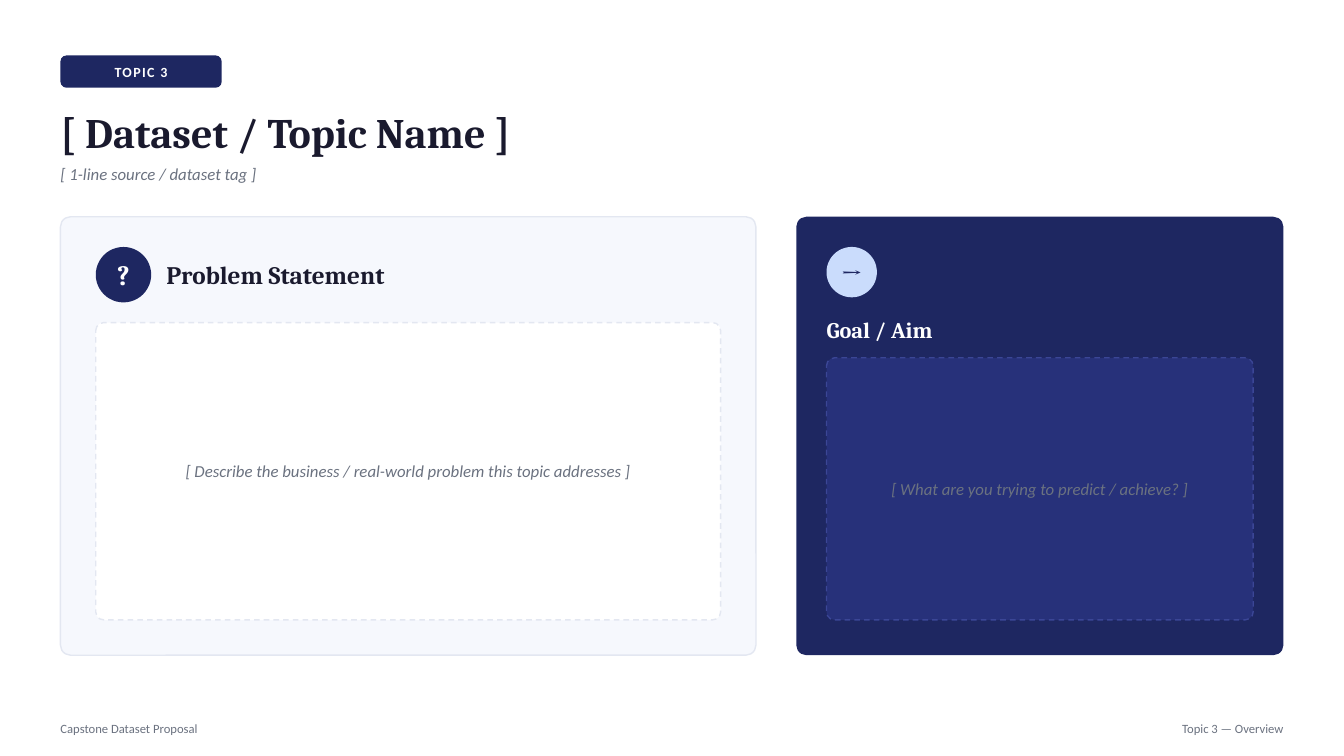
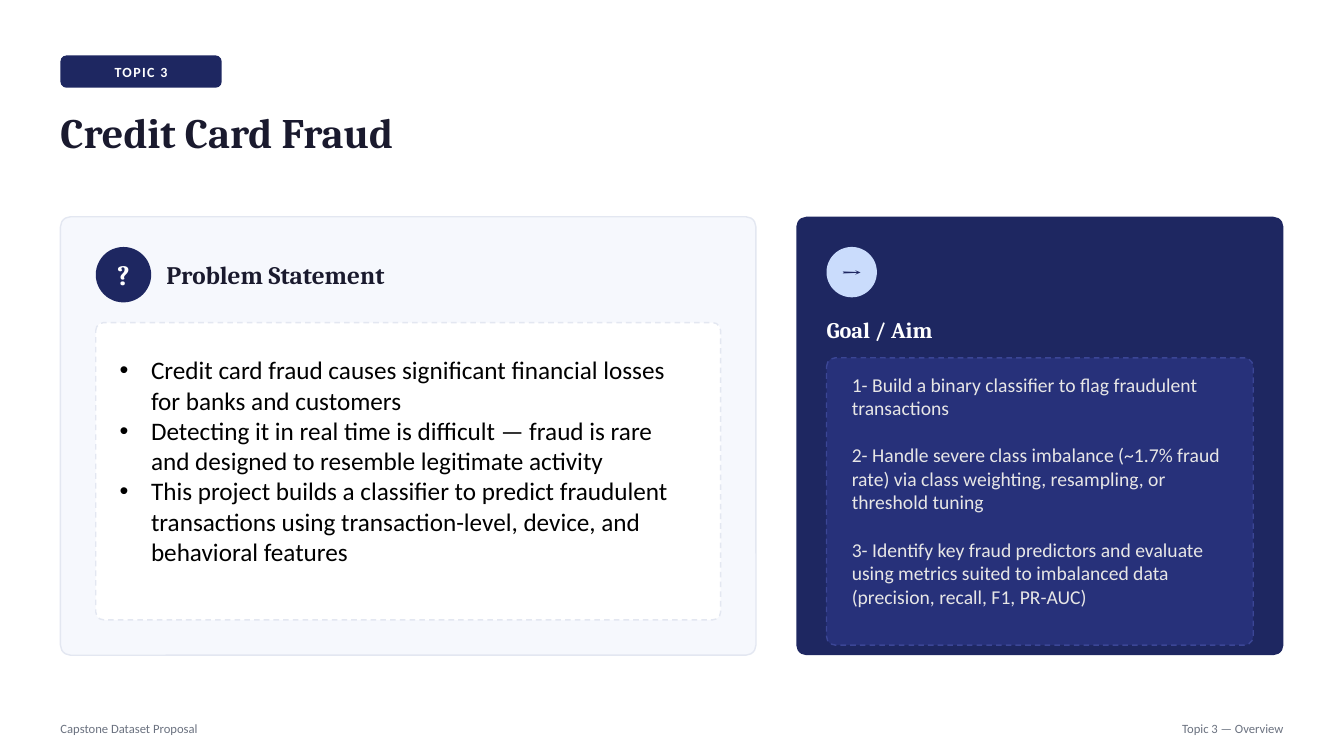
Before and after one commit to sayedali777/labs_projects, a slide deck: slide 6 of projects/Capstone Project/1. Lightning Talk #1/Presentation.pptx. Drawn at 1344x756 pixels with LibreOffice and Linux fonts; fonts in the diff are those of the drawing. Boxes give left, top, right and bottom in pixels: in the first picture for what was removed or moved away, otherwise in the second. Text is boxed around its words. In the diff, an @@ line names an element or a change of style, - is before the commit and + after.

```diff
--- a/projects/Capstone Project/1. Lightning Talk #1/Presentation.pptx
+++ b/projects/Capstone Project/1. Lightning Talk #1/Presentation.pptx
@@ text at box(60, 119, 393, 149): text changed @@
-[ Dataset / Topic Name ]
+Credit Card Fraud
@@ text removed at box(69, 168, 248, 183) @@
-[ 1-line source / dataset tag ]
@@ rounded rectangle: place and size @@
-rounded rectangle at box(827, 358, 1253, 620)
+rounded rectangle at box(827, 358, 1253, 645)
@@ text added at box(151, 361, 667, 562), 18 pt, text #000000 @@
+• Credit card fraud causes significant financial losses for banks and customers
+• Detecting it in real time is difficult — fraud is rare and designed to resemble legitimate activity
+• This project builds a classifier to predict fraudulent transactions using transaction-level, device, and behavioral features
@@ text "1- Build a binary classifier ..." at box(852, 378, 1219, 607): vertical alignment middle to top @@
@@ text at box(852, 378, 1219, 607): text changed; size 12 to 14 pt; text colour #6B7280 to #E7E6E6; italic off @@
-[ What are you trying to predict / achieve? ]
+1- Build a binary classifier to flag fraudulent transactions
+2- Handle severe class imbalance (~1.7% fraud rate) via class weighting, resampling, or threshold tuning
+3- Identify key fraud predictors and evaluate using metrics suited to imbalanced data (precision, recall, F1, PR-AUC)
@@ text removed at box(194, 465, 621, 480) @@
-[ Describe the business / real-world problem this topic addresses ]
```
Also in this commit, not shown: 4 other slides changed, 1 slide added, 3 other files.
